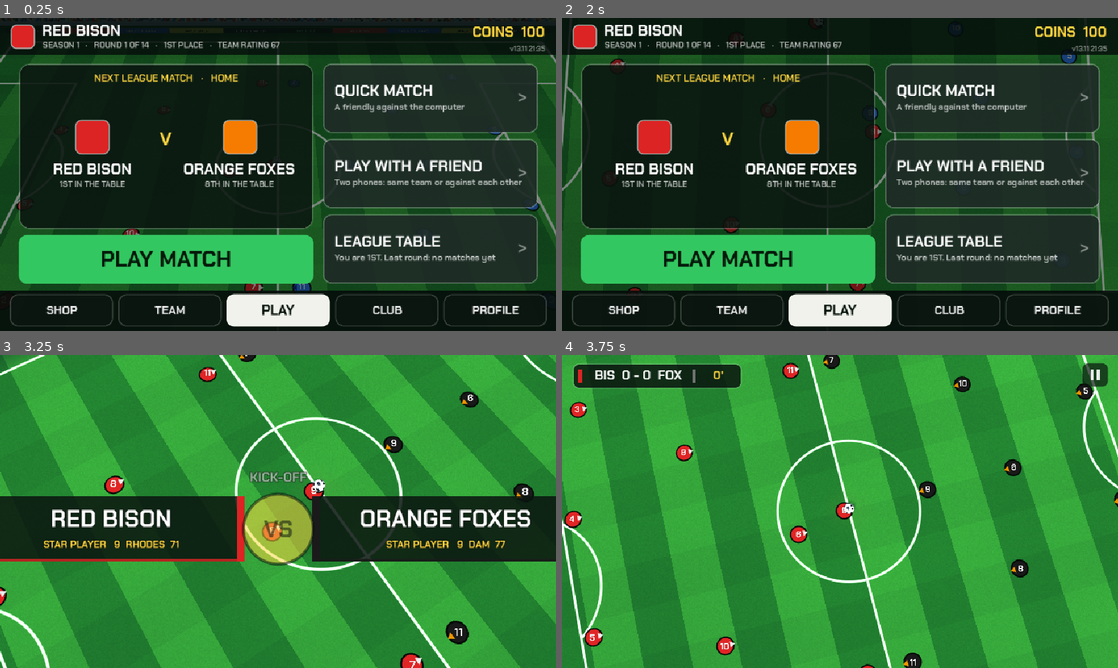
Above: before the commit, frames 1-4 (two rows, left to right).
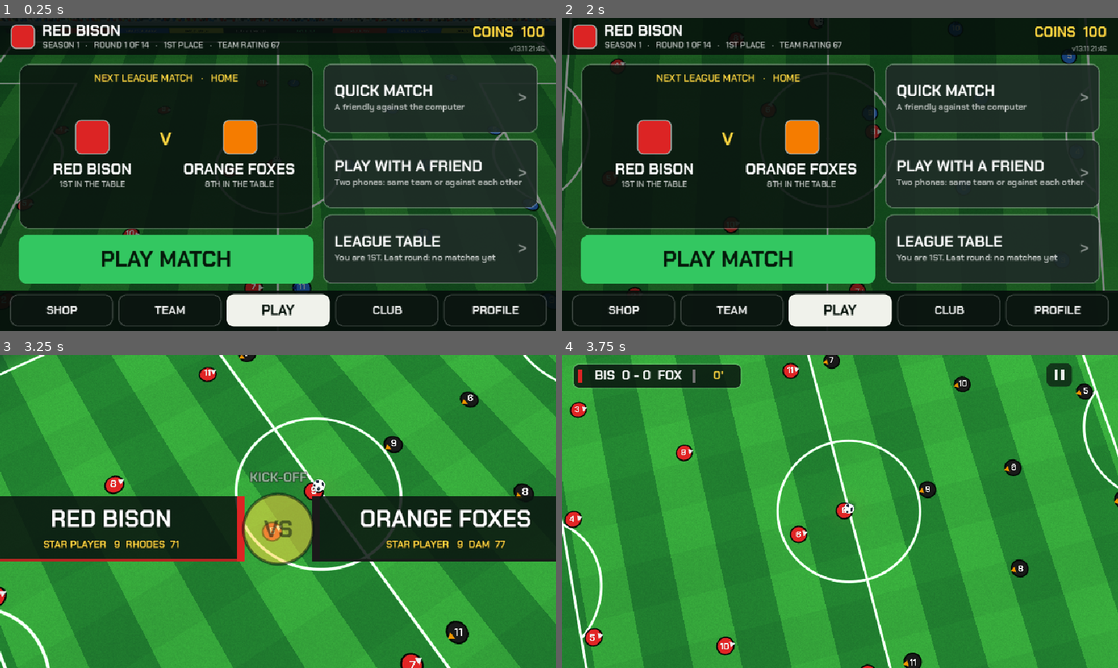
Above: after the commit, the same moments.

Repository: Woodmandk/Mini-Football
Game: Godot game, scene res://main.tscn
Two runs of this game, one before a commit and one after it. Both use one fixed random seed, a clock stepped at 60 frames per second and the inputs below.
Inputs (mouse positions are in pixels of both pictures, inside the frame that each line leads up to):
- Up to frame 1 (0.25 s): no input
- Up to frame 2 (2 s): click "PLAY" at 0.5 s; click "PLAY" at 1.25 s
- Up to frame 3 (3.25 s): click "PLAY MATCH" at 2 s; click "LET'S PLAY" at 2.75 s
- Up to frame 4 (3.75 s): move the mouse to (962, 495) at 3.52 s; hold D from 3.53 s (still down); hold Shift from 3.53 s (still down); click (962, 495) at 3.67 s

The runs differ from the first frame. In frame 1, less than 0.1% of the frame differs, in the area x 96-99%, y 8-11%; in frame 2, less than 0.1%; in frame 3, less than 0.1%; in frame 4, 0.7%, in the area x 50-99%, y 2-51%.

Commit message:
3D: slide costs something, carrier nearly full speed, more forward runs, rejoin after a lost connection, pause button out of the corner
Co-Authored-By: Claude Fable 5.2 <noreply@anthropic.com>
Claude-Session: https://claude.ai/code/session_01PwNi5dW2ZcTq4gDsggtf26

Diff:
--- a/godot3d/hud.gd
+++ b/godot3d/hud.gd
@@ -1788,7 +1788,7 @@
 	return Rect2(size.x - 128, 14, 110, 40)
 
 func _pause_rect() -> Rect2:
-	return Rect2(size.x - 62, 14, 44, 40)
+	return Rect2(size.x - 124, 14, 44, 40)
 
 func _release_all() -> void:
 	_stick_id = -1
@@ -1803,7 +1803,7 @@
 	if e is InputEventScreenTouch:
 		var p: Vector2 = e.position
 		if e.pressed:
-			if _pause_rect().grow(6).has_point(p):
+			if _pause_rect().has_point(p):
 				ev.append("pause")
 				return
 			ev.append("tap")
--- a/godot3d/main.gd
+++ b/godot3d/main.gd
@@ -13,7 +13,7 @@
 const HL := 52.5
 const TEMPO := 1.25
 const SLIDE_T := 0.38
-const SLIDE_V := 27.0
+const SLIDE_V := 23.0
 const HW := 34.0
 const GOAL_HW := 3.66
 const GOAL_H := 2.44
@@ -195,6 +195,8 @@
 var opt_len := 1
 var opt_mode := "coop"
 var room := ""
+var wait_friend := 0.0
+var start_msg = null
 var tick_n := 0
 var net_acc := 0.0
 var rec_acc := 0.0
@@ -1478,7 +1480,8 @@
 	var dri: float = p.pas * 0.55 + p.pac * 0.45 - (8.0 if p.role in ["DF", "GK"] else 0.0)
 	var dk: float = clampf((dri - 50.0) / 40.0, 0.0, 1.0)
 	p.turn_k = lerpf(0.8, 1.25, dk)
-	p.carry_k = lerpf(0.88, 0.94, dk)
+	# with the ball he is almost as quick as without it, so a man who gets past his marker is away
+	p.carry_k = lerpf(0.95, 0.99, dk)
 	p.phy = clampf(p.dfn * 0.7 + (100 - p.pac) * 0.3 + (6.0 if p.role == "DF" else 0.0), 35.0, 99.0)
 
 func _apply_sound(save: bool) -> void:
@@ -1519,7 +1522,9 @@
 		_set_clubs(opt_club, _other_club(opt_club) if opt_mode == "coop" else guest_club)
 	screen = "match"
 	hud.show_menu("", {})
-	net.send({"_": "start", "mode": opt_mode, "diff": opt_diff, "len": opt_len, "clubs": clubs, "forms": forms, "sq": sq})
+	start_msg = {"_": "start", "mode": opt_mode, "diff": opt_diff, "len": opt_len, "clubs": clubs, "forms": forms, "sq": sq}
+	wait_friend = 0.0
+	net.send(start_msg)
 	_begin_match(true)
 
 func _guest_start(m: Dictionary) -> void:
@@ -1566,7 +1571,12 @@
 					hud.refresh(_menu_info())
 			"open":
 				net.connected = true
-				if net.role == "host":
+				if net.role == "host" and screen == "match" and wait_friend > 0.0 and start_msg != null:
+					# the friend is back after a lost connection: straight into the running match again
+					wait_friend = 0.0
+					net.send(start_msg)
+					hud.toast("Your friend is back")
+				elif net.role == "host":
 					_send_lobby()
 				else:
 					net.send({"_": "club", "id": opt_club})
@@ -1599,13 +1609,20 @@
 						h.evs.append(str(e))
 			"close":
 				net.connected = false
-				if net.role == "guest":
+				if net.role == "guest" and screen == "match" and room.length() == 4:
+					# the connection dropped in the middle of a match: call the room again instead of giving up
+					hud.toast("Connection lost. Joining again...")
+					net.join(room)
+				elif net.role == "guest":
 					_to_menu()
 					hud.toast("The host left the match")
 				elif screen == "match":
-					if humans.size() > 1:
-						humans.remove_at(1)
-					hud.toast("Your friend left - playing on against the computer")
+					if humans.size() > 1 and wait_friend <= 0.0:
+						# keep his place for a while: a phone often loses the line for a few seconds only
+						wait_friend = 25.0
+						humans[1].stick = Vector2.ZERO
+						humans[1].sprint = false
+						hud.toast("Your friend lost the connection. Waiting for him...")
 				else:
 					hud.show_menu("lobby", _menu_info())
 			"err":
@@ -2683,17 +2700,24 @@
 		near_m.sort_custom(func(a, b): return a[0] < b[0])
 		for i in mini(2, near_m.size()):
 			sup[ot].append(near_m[i][1])
-		if not fws.is_empty() and ball_owner.position.x * side(ot) > -22.0:
+		if not fws.is_empty() and ball_owner.position.x * side(ot) > -40.0:
 			# the forwards take turns, a new run about every six seconds
 			var k0 := int(clock / 108.0)
 			var rn = fws[k0 % fws.size()]
 			if not sup[ot].has(rn):
 				runner[ot].append(rn)
-			# in their half a second man goes too
-			if fws.size() > 1 and ball_owner.position.x * side(ot) > 0.0:
+			# from the middle third on a second man goes too
+			if fws.size() > 1 and ball_owner.position.x * side(ot) > -14.0:
 				var rn2 = fws[(k0 + 1) % fws.size()]
 				if not sup[ot].has(rn2):
 					runner[ot].append(rn2)
+			# and in their half a midfielder breaks forward as well, so there is always someone to play it up to
+			if ball_owner.position.x * side(ot) > 4.0:
+				for nm in near_m:
+					var mq = nm[1]
+					if mq.role == "MF" and not sup[ot].has(mq) and not runner[ot].has(mq) and mq.position.x * side(ot) < ball_owner.position.x * side(ot) + 12.0:
+						runner[ot].append(mq)
+						break
 	# --- move everyone
 	for p in players:
 		var want := Vector3.ZERO
@@ -3376,7 +3400,11 @@
 	var dirs: Vector3 = me_p.fwd()
 	var to: Vector3 = ball.position - me_p.position
 	to.y = 0.0
-	if to.length() < 12.0 and to.length() > 0.1 and (c == null or c.team != h.team):
+	# he only finds the ball by himself when it is close and in front of him; from further out you aim the slide yourself
+	if h.stick.length() > 0.3 and to.length() >= 4.0:
+		dirs = Vector3(h.stick.x, 0, h.stick.y).normalized()
+		me_p.yaw = atan2(-dirs.x, -dirs.z)
+	if to.length() < 4.0 and to.length() > 0.1 and dirs.dot(to.normalized()) > 0.35 and (c == null or c.team != h.team):
 		var lead: Vector3 = to + (c.vel * 0.18 if c != null else Vector3(ball_vel.x, 0, ball_vel.z) * 0.18)
 		dirs = lead.normalized()
 		me_p.yaw = atan2(-dirs.x, -dirs.z)
@@ -3394,7 +3422,10 @@
 		if not p.slide_live:
 			continue
 		if p.tackle_t < 0.0 or p.tackle_t > SLIDE_T + 0.02:
+			# the slide found nothing: he is on the grass for a second, and the man with the ball is away
 			p.slide_live = false
+			p.stun = maxf(p.stun, 1.0)
+			p.vel *= 0.3
 			continue
 		# grass flies up all the way along the slide
 		p.slide_fx -= get_process_delta_time()
@@ -4218,6 +4249,13 @@
 
 func _process(dt: float) -> void:
 	real_t += dt
+	if wait_friend > 0.0:
+		wait_friend -= dt
+		if wait_friend <= 0.0 or screen != "match":
+			wait_friend = 0.0
+			if screen == "match" and net.role == "host" and not net.connected and humans.size() > 1:
+				humans.remove_at(1)
+				hud.toast("Your friend left - playing on against the computer")
 	if net.web and screen == "menu":
 		# is a newer version out? The page asks the server now and then; here we only read its answer
 		upd_t -= dt
Not shown, changed: godot3d/version.txt
Not shown, changed: 3d/index.pck
